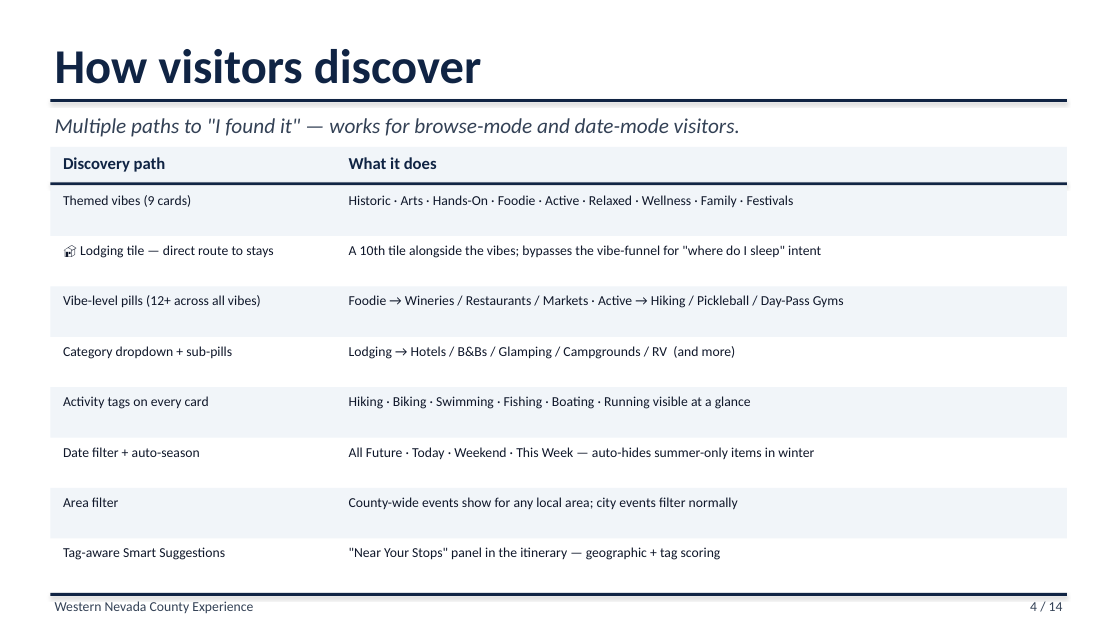
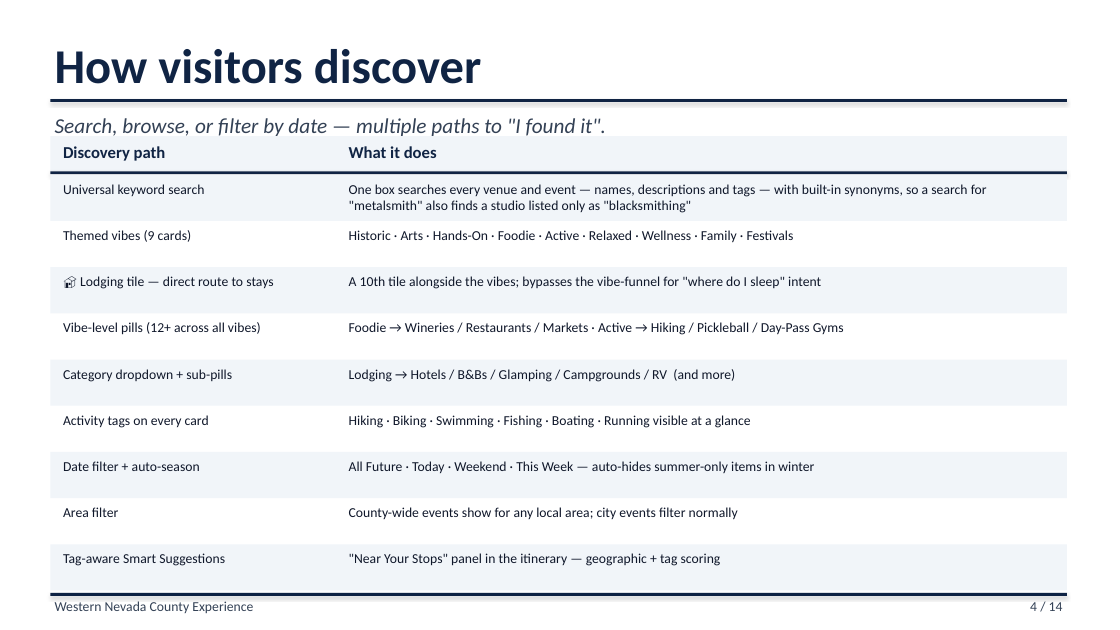
Before and after one commit to liammlrb-eng/nevada-county-experiences, a slide deck: slide 4 of demo_pitch.pptx. Drawn at 1120x630 pixels with LibreOffice and Linux fonts; fonts in the diff are those of the drawing. Boxes give left, top, right and bottom in pixels: in the first picture for what was removed or moved away, otherwise in the second. Text is boxed around its words. In the diff, an @@ line names an element or a change of style, - is before the commit and + after.

```diff
--- a/demo_pitch.pptx
+++ b/demo_pitch.pptx
@@ text at box(55, 118, 606, 136): text changed @@
-Multiple paths to "I found it" — works for browse-mode and date-mode visitors.
+Search, browse, or filter by date — multiple paths to "I found it".
@@ 2 texts, 2 rectangles: place and size @@
-2 texts, 2 rectangles at box(50, 147, 1067, 185)
+2 texts, 2 rectangles at box(50, 136, 1067, 174)
@@ rectangle: place and size @@
-rectangle at box(50, 186, 1067, 236)
+rectangle at box(50, 175, 1067, 221)
@@ text added at box(63, 184, 204, 196), 11.7 pt, text #0F172A @@
+Universal keyword search
@@ text added at box(349, 184, 987, 213), 11.7 pt, text #0F172A @@
+One box searches every venue and event — names, descriptions and tags — with built-in synonyms, so a search for "metalsmith" also finds a studio listed only as "blacksmithing"
@@ text "Themed vibes (9 cards)": place and size @@
-text "Themed vibes (9 cards)" at box(63, 195, 192, 207)
+text "Themed vibes (9 cards)" at box(63, 230, 192, 242)
@@ text "Historic · Arts · Hands-On ...": place and size @@
-text "Historic · Arts · Hands-On ..." at box(349, 195, 794, 208)
+text "Historic · Arts · Hands-On ..." at box(349, 230, 794, 243)
@@ rectangle: place and size @@
-rectangle at box(50, 287, 1067, 337)
+rectangle at box(50, 267, 1067, 313)
@@ text "🏠 Lodging tile — direct ...": place and size @@
-text "🏠 Lodging tile — direct ..." at box(80, 245, 273, 258)
+text "🏠 Lodging tile — direct ..." at box(80, 276, 273, 289)
@@ text "A 10th tile alongside the ...": place and size @@
-text "A 10th tile alongside the ..." at box(349, 245, 821, 258)
+text "A 10th tile alongside the ..." at box(349, 276, 821, 289)
@@ text "Vibe-level pills (12+ across all ...": place and size @@
-text "Vibe-level pills (12+ across all ..." at box(63, 295, 261, 308)
+text "Vibe-level pills (12+ across all ..." at box(63, 322, 261, 335)
@@ text "Foodie → Wineries / Restaurants ...": place and size @@
-text "Foodie → Wineries / Restaurants ..." at box(349, 295, 844, 308)
+text "Foodie → Wineries / Restaurants ..." at box(349, 322, 844, 335)
@@ rectangle: place and size @@
-rectangle at box(50, 387, 1067, 438)
+rectangle at box(50, 360, 1067, 406)
@@ text "Category dropdown + sub-pills": place and size @@
-text "Category dropdown + sub-pills" at box(63, 346, 232, 359)
+text "Category dropdown + sub-pills" at box(63, 369, 232, 382)
@@ text "Lodging → Hotels / B&Bs ...": place and size @@
-text "Lodging → Hotels / B&Bs ..." at box(349, 346, 736, 359)
+text "Lodging → Hotels / B&Bs ..." at box(349, 369, 736, 382)
@@ text "Activity tags on every card": place and size @@
-text "Activity tags on every card" at box(63, 396, 209, 409)
+text "Activity tags on every card" at box(63, 415, 209, 428)
@@ text "Hiking · Biking · Swimming ...": place and size @@
-text "Hiking · Biking · Swimming ..." at box(349, 396, 751, 409)
+text "Hiking · Biking · Swimming ..." at box(349, 415, 751, 428)
@@ rectangle: place and size @@
-rectangle at box(50, 488, 1067, 539)
+rectangle at box(50, 452, 1067, 498)
@@ text "Date filter + auto-season": place and size @@
-text "Date filter + auto-season" at box(63, 447, 200, 457)
+text "Date filter + auto-season" at box(63, 461, 200, 471)
@@ text "All Future · Today · ...": place and size @@
-text "All Future · Today · ..." at box(349, 447, 814, 459)
+text "All Future · Today · ..." at box(349, 461, 814, 473)
@@ text "Area filter": place and size @@
-text "Area filter" at box(63, 497, 118, 507)
+text "Area filter" at box(63, 507, 118, 517)
@@ text "County-wide events show for any ...": place and size @@
-text "County-wide events show for any ..." at box(349, 497, 738, 510)
+text "County-wide events show for any ..." at box(349, 507, 738, 520)
@@ rectangle added at box(50, 544, 1067, 591), fill #F1F5F9 @@
@@ text "Tag-aware Smart Suggestions": place and size @@
-text "Tag-aware Smart Suggestions" at box(63, 547, 225, 560)
+text "Tag-aware Smart Suggestions" at box(63, 553, 225, 566)
@@ text ""Near Your Stops" panel in ...": place and size @@
-text ""Near Your Stops" panel in ..." at box(349, 547, 721, 560)
+text ""Near Your Stops" panel in ..." at box(349, 553, 721, 566)
```
Also in this commit, not shown: 2 other files.
